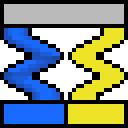
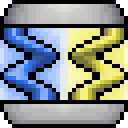
Layer changes from the first 128x128 image to the second:
added layer "bottom sheen" above "bottom shadow" over [20, 104, 108, 116]
added layer "bottom shadow" above "top sheen" over [4, 104, 124, 124]
added layer "top sheen" above "top shadow" over [36, 4, 92, 24]
added layer "top shadow" above "yellow spiral sheen" over [4, 4, 124, 28]
added layer "yellow spiral sheen" above "blue spiral sheen" over [76, 28, 124, 100]
added layer "blue spiral sheen" above "yellow spiral shadow" over [4, 28, 52, 100]
added layer "yellow spiral shadow" above "spiral shadow" over [68, 28, 124, 104]
painted on "spiral shadow" over [4, 28, 64, 104]
added layer "background glow" above "fill" over [0, 28, 128, 100]
painted on "fill" over [4, 4, 124, 124]
painted on "Layer 1" over [0, 0, 128, 128]
